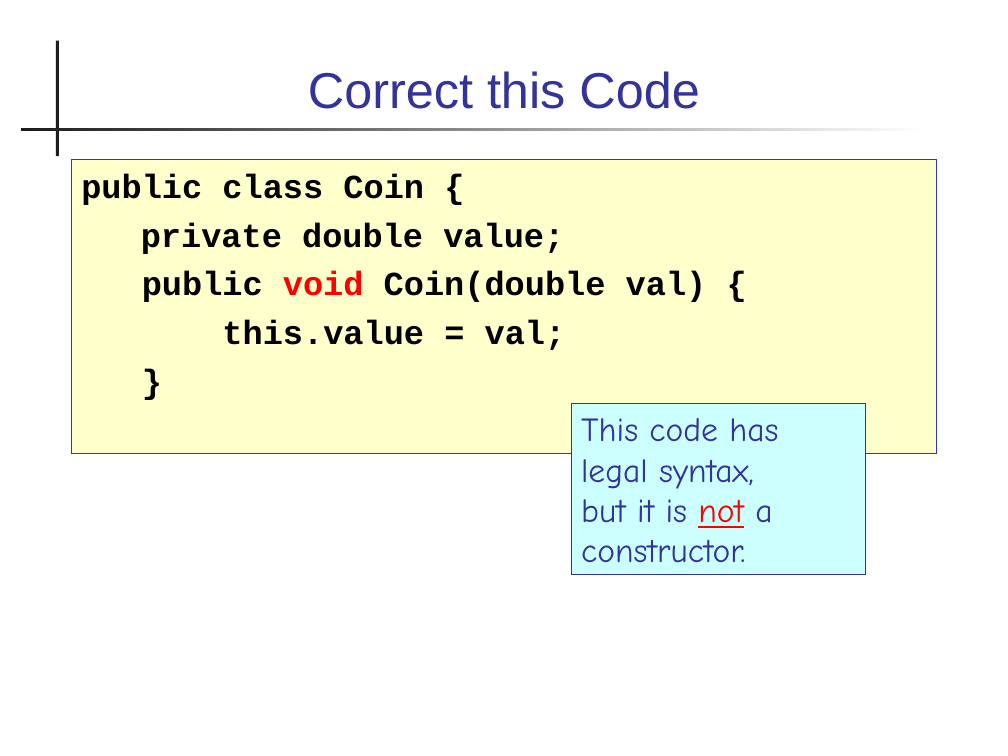
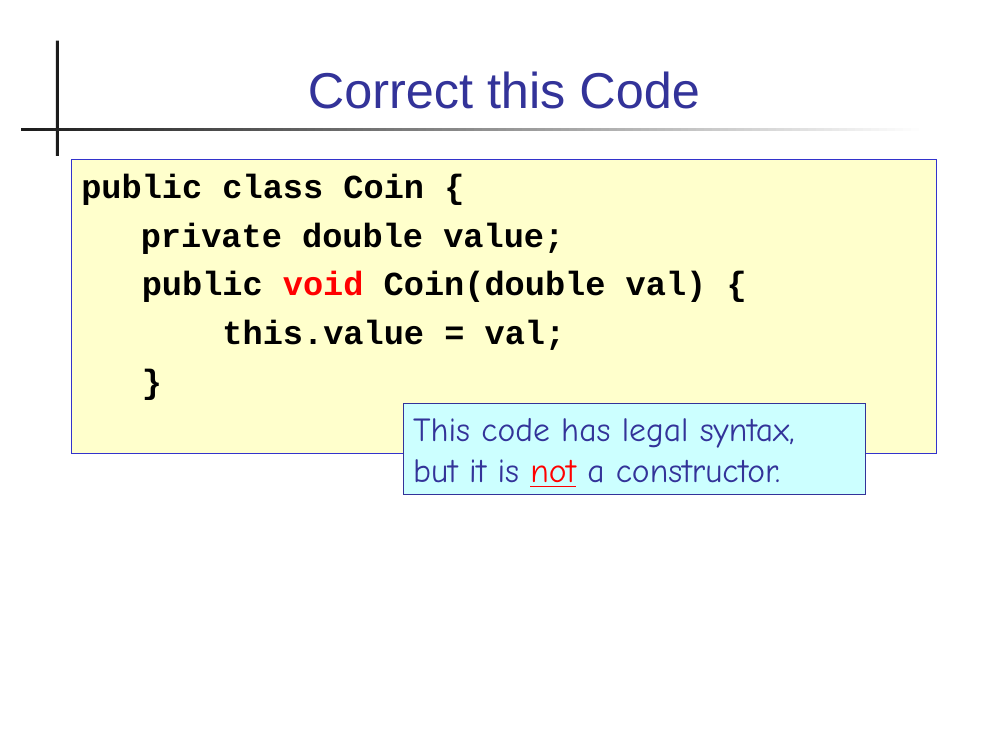
Before and after one commit to cpske/programming1, a slide deck: slide 12 of week2/X-Java-Basics.ppt. Drawn at 1008x756 pixels with LibreOffice and Linux fonts; fonts in the diff are those of the drawing. Boxes give left, top, right and bottom in pixels: in the first picture for what was removed or moved away, otherwise in the second. Text is boxed around its words. In the diff, an @@ line names an element or a change of style, - is before the commit and + after.

```diff
--- a/week2/X-Java-Basics.ppt
+++ b/week2/X-Java-Basics.ppt
@@ rectangle "This code has legal syntax, ...": place and size @@
-rectangle "This code has legal syntax, ..." at bbox=[572, 403, 866, 575]
+rectangle "This code has legal syntax, ..." at bbox=[403, 403, 865, 494]
```
Also in this commit, not shown: 13 other slides changed, 2 other files.
